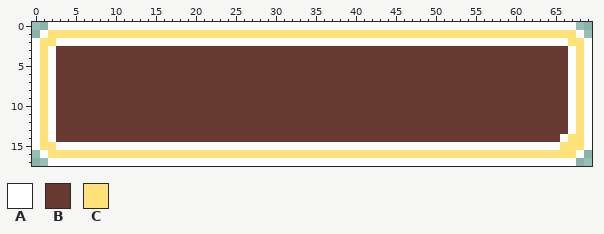
Sprite sheet -- HUD/Resources/ScoreBox.png. The first picture shows the starting point.
The file is 70x18 pixels.
Palette (. is transparent): A #ffffff  B #663931  C #ffe27a
Once edited:
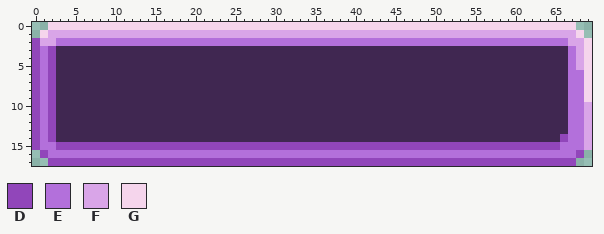
Colours new in this view: D #9146ba  E #b370db  F #d9a5e8  G #f5d5ec
Change:
Colour B changes from #663931 to #402751.
The author changed colour A to colour D in row 2 at x 0; in rows 3 to 13 at x 0 and 2; in row 14 at x 0, 2 and 66; in row 15 at x 0 and 3 to 65; in row 16 at x 1 and 68; in row 17 at x 2 to 67.
The author changed colour A to colour E in row 2 at x 3 to 66; in rows 3 to 13 at x 67.
The author changed colour C to colour E in rows 3 to 5 at x 1; in rows 6 to 13 at x 1 and 68; in row 14 at x 1 and 67 to 68; in row 15 at x 1 to 2 and 66 to 68; in row 16 at x 2 to 67.
The author changed colour A to colour F in rows 10 to 15 at x 69.
The author changed colour C to colour F in row 1 at x 2 to 67; in row 2 at x 1 to 2 and 67 to 68; in rows 3 to 5 at x 68.
The author changed colour A to colour G in row 0 at x 2 to 67; in row 1 at x 1 and 68; in rows 2 to 9 at x 69.
Changed places in both pictures, as pixel boxes (x1, y1, x2, y2):
changed: (32, 22, 592, 166)
